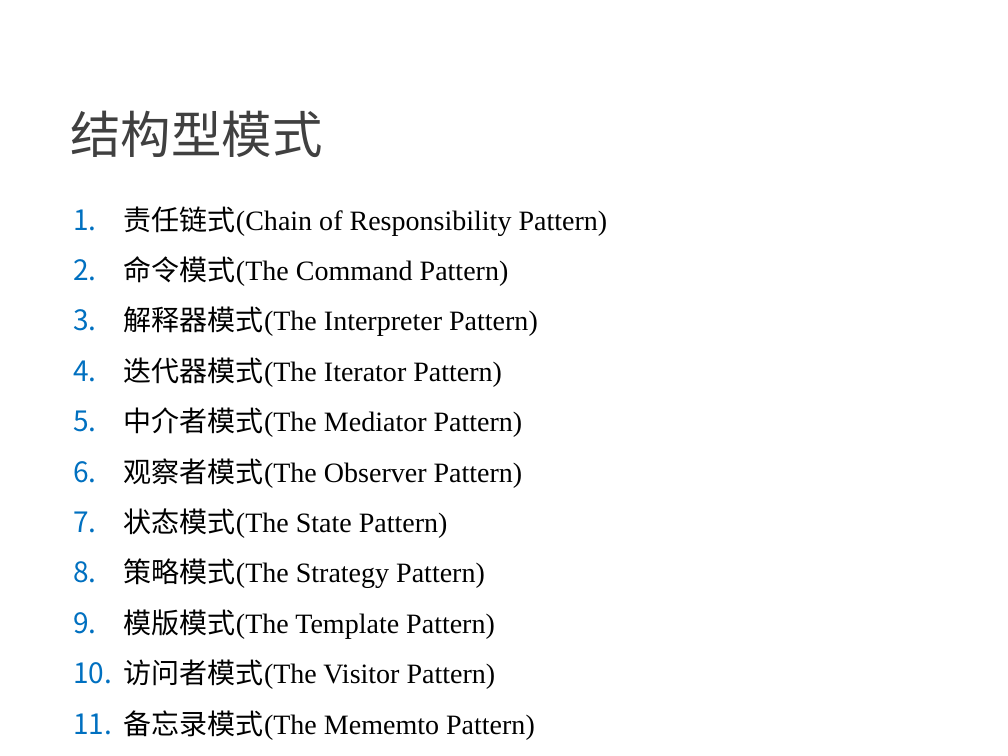
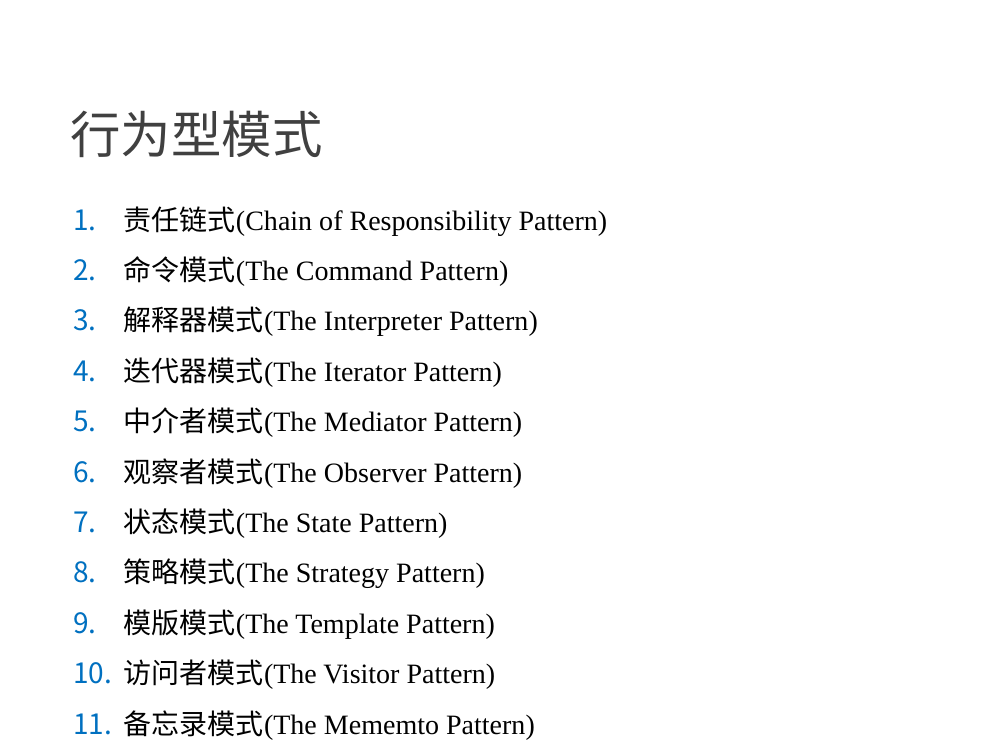
Before and after one commit to NewGr8Player/My-PPT, a slide deck: slide 3 of Design pattern/4.设计模式-行为型模式.pptx. Drawn at 1008x756 pixels with LibreOffice and Linux fonts; fonts in the diff are those of the drawing. Boxes give left, top, right and bottom in pixels: in the first picture for what was removed or moved away, otherwise in the second. Text is boxed around its words. In the diff, an @@ line names an element or a change of style, - is before the commit and + after.

Commit message:
Add

```diff
--- a/Design pattern/4.设计模式-行为型模式.pptx
+++ b/Design pattern/4.设计模式-行为型模式.pptx
@@ text at (71,110,323,157): text changed @@
-结构型模式
+行为型模式
```
Also in this commit, not shown: 13 slides added.
